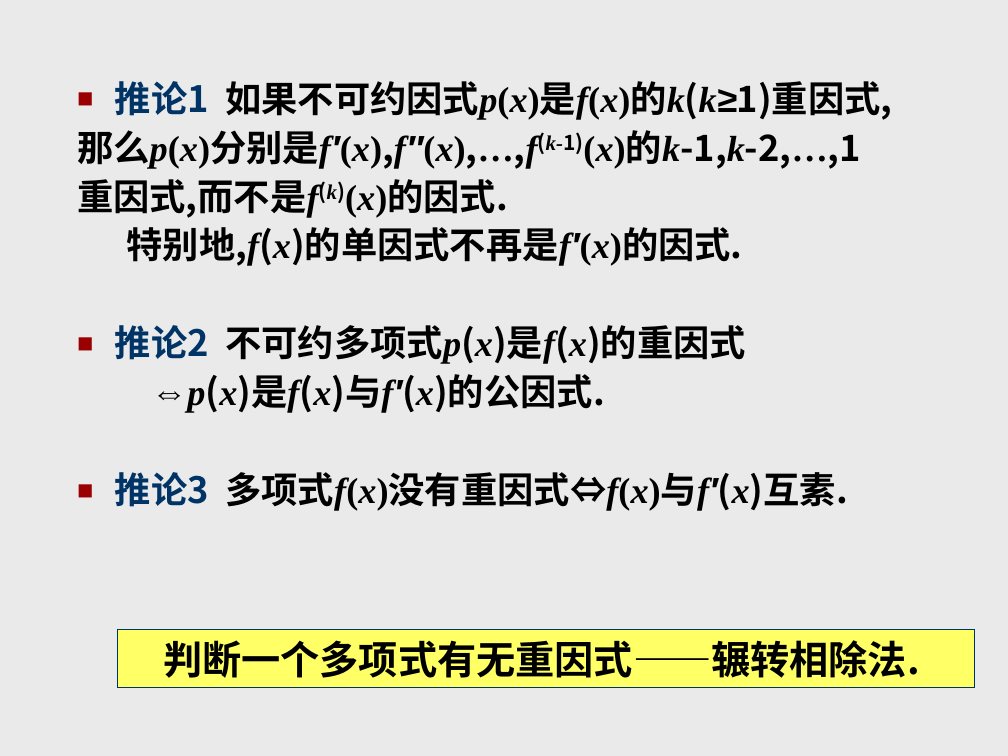
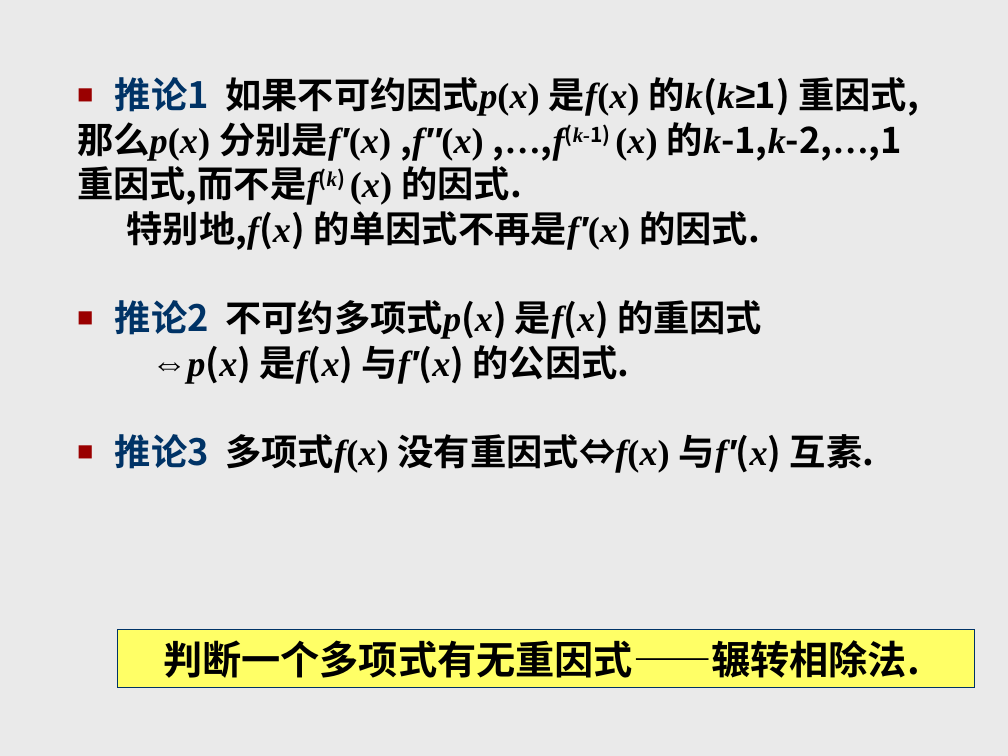
Before and after one commit to zhangbiaomath/zhangbiaomath.github.io, a slide deck: slide 71 of teaching/高等代数/课件/第1章-多项式.ppt. Drawn at 1008x756 pixels with LibreOffice and Linux fonts; fonts in the diff are those of the drawing. Boxes give left, top, right and bottom in pixels: in the first picture for what was removed or moved away, otherwise in the second. Text is boxed around its words. In the diff, an @@ line names an element or a change of style, - is before the commit and + after.

```diff
--- a/teaching/高等代数/课件/第1章-多项式.ppt
+++ b/teaching/高等代数/课件/第1章-多项式.ppt
@@ text at [77, 77, 919, 473]: text changed @@
-■ 推论1 如果不可约因式p(x)是f(x)的k(k≥1)重因式,
-那么p(x)分别是f′(x),f′′(x),…,f(k-1)(x)的k-1,k-2,…,1
-重因式,而不是f(k)(x)的因式.
-特别地,f(x)的单因式不再是f′(x)的因式.
-■ 推论2 不可约多项式p(x)是f(x)的重因式
-⇔p(x)是f(x)与f′(x)的公因式.
-■ 推论3 多项式f(x)没有重因式⇔f(x)与f′(x)互素.
+■ 推论1 如果不可约因式p(x) 是f(x) 的k(k≥1) 重因式,
+那么p(x) 分别是f′(x) ,f′′(x) ,…,f(k-1) (x) 的k-1,k-2,…,1
+重因式,而不是f(k) (x) 的因式.
+特别地,f(x) 的单因式不再是f′(x) 的因式.
+■ 推论2 不可约多项式p(x) 是f(x) 的重因式
+⇔p(x) 是f(x) 与f′(x) 的公因式.
+■ 推论3 多项式f(x) 没有重因式⇔f(x) 与f′(x) 互素.
```
Also in this commit, not shown: 102 other slides changed.
